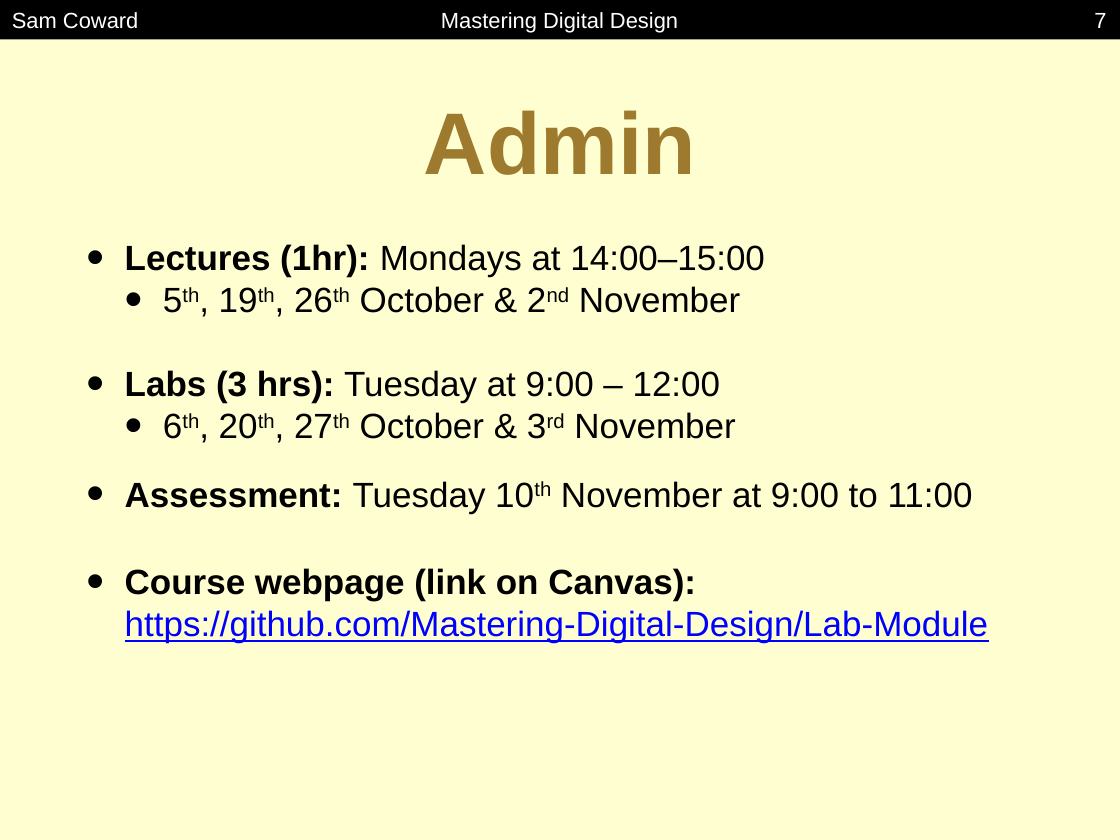
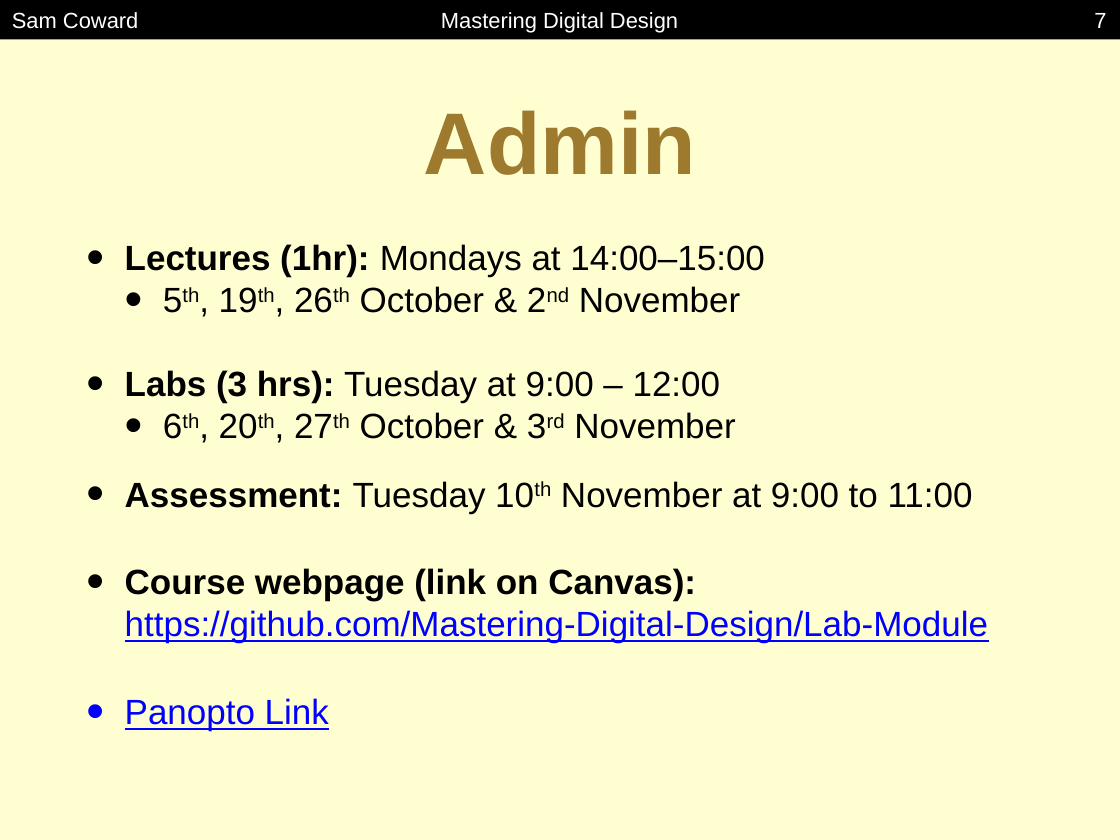
Before and after one commit to Mastering-Digital-Design/Lab-Module, a slide deck: slide 7 of lectures/lecture1.pptx. Drawn at 1120x840 pixels with LibreOffice and Linux fonts; fonts in the diff are those of the drawing. Boxes give left, top, right and bottom in pixels: in the first picture for what was removed or moved away, otherwise in the second. Text is boxed around its words. In the diff, an @@ line names an element or a change of style, - is before the commit and + after.

```diff
--- a/lectures/lecture1.pptx
+++ b/lectures/lecture1.pptx
@@ text at (125,698,329,731): paragraph added @@
+• Panopto Link
```
Also in this commit, not shown: 1 other slide changed, 1 other file.
